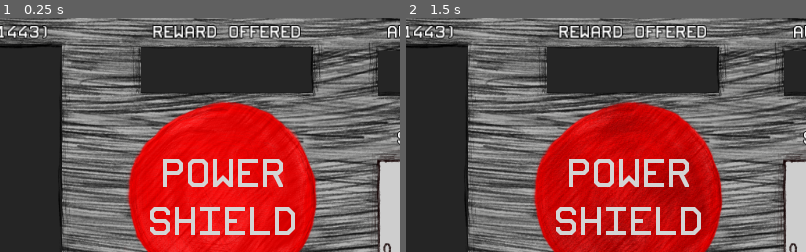
Above: before the commit, frames 1-2 (left to right).
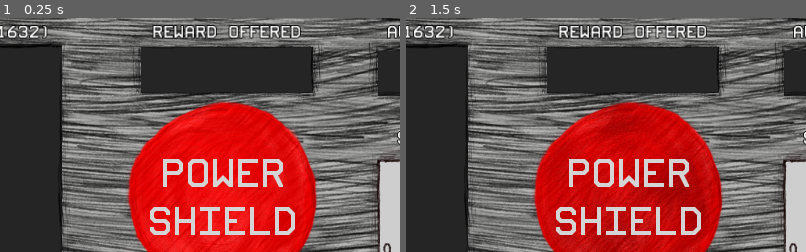
Above: after the commit, the same moments.

Repository: fkberthold/Press-To-Save
Game: Godot game, scene res://Scenes/MainPanel.tscn
The game is run twice, just before and just after one commit, with the same random seed, the same clock (stepped at 60 frames per second) and the same inputs.
Inputs (mouse positions are % of the whole screen's width and height, from its top left):
- Up to frame 1 (0.25 s): no input
- Up to frame 2 (1.5 s): click (54, 51) at 0.5 s; click (54, 51) at 1.25 s
The pictures show only the part of the screen within x 26-76%, y 13-63%; the shares and areas given below are measured in that part.

The runs differ from the first frame. In frame 1, 0.3% of the frame differs, in the area x 2-10%, y 3-9%; in frame 2, 0.3%.
Error before the commit: Invalid operands 'Array' and 'String' in operator '=='. (res://Scenes/MainPanel.gd:140)
Error after the commit: Invalid operands 'Array' and 'String' in operator '=='. (res://Scenes/MainPanel.gd:141)

Commit message:
It works! (more or less)

Diff:
--- a/Scenes/MainPanel.gd
+++ b/Scenes/MainPanel.gd
@@ -36,35 +36,36 @@
     print("lobby_connect")
     var fetch = GotmLobbyFetch.new()
     var lobbies = yield(fetch.first(5), "completed")
-    var lobbies_good = []
     print("  Checking Lobbies(%s):" % str(len(lobbies)))
     for lobby in lobbies:
-        print("    - lobby id:" + str(lobby.id))
-        print("    lobby peers: " + str(lobby.peers))
-        print("    lobby host id: " + str(lobby.host.id))
-        print("    lobby host name: " + str(lobby.host.display_name))
-        if not(lobby.id in bad_lobbies):
-            lobbies_good.append(lobby)
-    print("  Creating/choosing lobby.")
-    if lobbies_good:
-        var lobby = lobbies_good[0]
-        print("    lobby id:" + str(lobby.id))
-        print("    lobby peers: " + str(lobby.peers))
-        print("    lobby host id: " + str(lobby.host.id))
-        print("    lobby host name: " + str(lobby.host.display_name))
+        print("    - lobby id: " + str(lobby.id))
+        print("      lobby name: " + str(lobby.name))
+        if lobby.id in bad_lobbies:
+            print("      In Bad lobbies: " + str(lobby.id))
+            continue
+        print("  Creating/choosing lobby.")
         var success = yield(lobby.join(), "completed")
+        print("    Lobby Join Result: %s" % success)
+        if not success:
+            bad_lobbies.append(lobby.id)
+            continue
         peer = NetworkedMultiplayerENet.new()
+        print("    New peer: %s" % peer)
+        print("    for lobby host: %s" % Gotm.lobby.host.address)
         peer.create_client(Gotm.lobby.host.address, 8070)
         print("    Joined lobby")
-    else:
-        print("    Hosting")
-        Gotm.host_lobby(false)
-        Gotm.lobby.name = str(OS.get_system_time_msecs())
-        Gotm.lobby.hidden = false
-        peer = NetworkedMultiplayerENet.new()
-        peer.create_server(8070)
-        print("    Lobby id: " + str(Gotm.lobby.id))
+        get_tree().set_network_peer(peer)
+        print("    peer set")
+        return
+    print("    Hosting")
+    Gotm.host_lobby(false)
+    Gotm.lobby.name = str(OS.get_system_time_msecs())
+    Gotm.lobby.hidden = false
+    peer = NetworkedMultiplayerENet.new()
+    peer.create_server(8070)
+    print("    Lobby id: " + str(Gotm.lobby.id))
     get_tree().set_network_peer(peer)
+    print("    peer set")
 
 func _on_lobby_changed():
     print("_on_lobby_changed")
@@ -265,12 +266,9 @@
     var lobbies_good = []
     for lobby in lobbies:
         print("    - lobby id:" + str(lobby.id))
-        print("    lobby peers: " + str(lobby.peers))
-        print("    lobby host id: " + str(lobby.host.id))
-        print("    lobby host name: " + str(lobby.host.display_name))
+        print("      lobby name: " + str(lobby.name))
         if not(lobby.id in bad_lobbies):
             lobbies_good.append(lobby)
-    print("  Creating/choosing lobby.")
     if lobbies_good:
         var other_lobby = lobbies_good[0]
         if other_lobby.id != Gotm.lobby.id and other_lobby.get_property("created") < Gotm.lobby.get_property("created"):
--- a/Scenes/MainPanel.tscn
+++ b/Scenes/MainPanel.tscn
@@ -55,7 +55,7 @@
 margin_bottom = 107.0
 rect_pivot_offset = Vector2( 152, 0 )
 custom_fonts/font = SubResource( 1 )
-text = "Luna's Heros (1443)"
+text = "Luna's Heros (1632)"
 align = 1
 __meta__ = {
 "_edit_use_anchors_": false
Not shown, changed: pressToSave.pck
